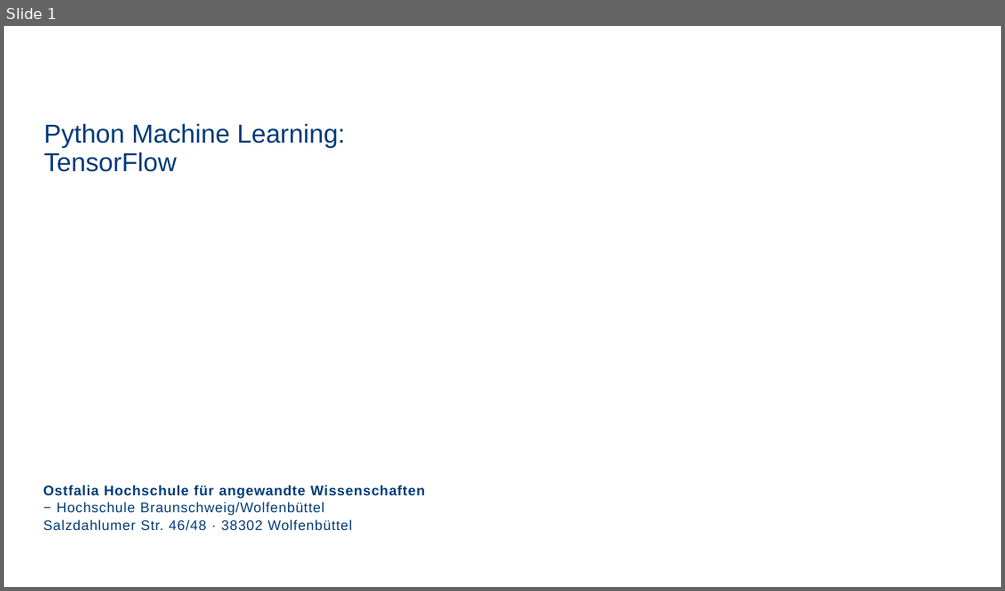
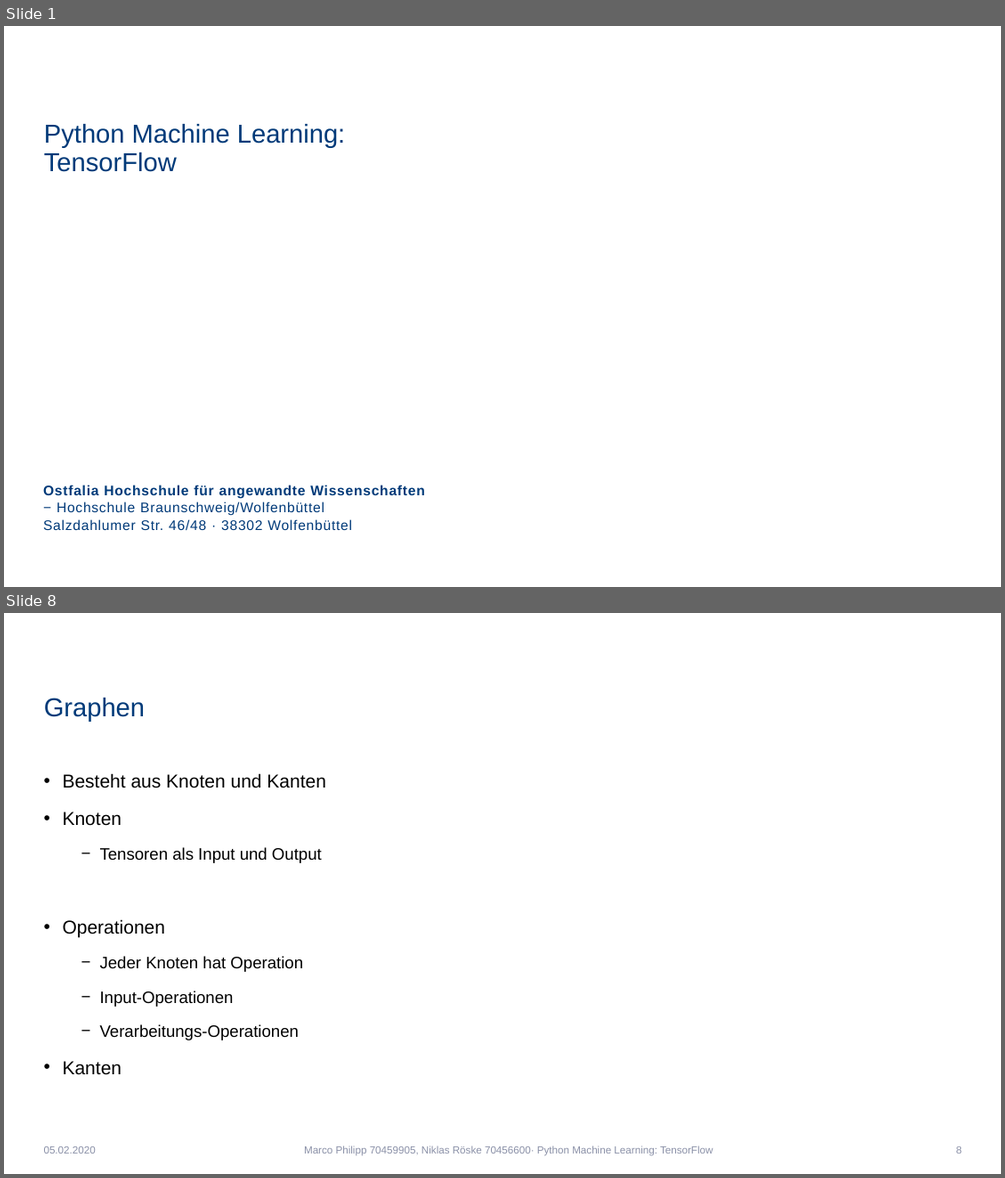
Before and after one commit to Niklas1997Git/Seminar, a slide deck: SeminarPräsentation.pptx. Shown one above the other, each under a label of ours: slide 1 before the commit, slides 1 and 8 after it; the slides between them are not shown. The pictures are 1005x591 and 1005x1178 pixels, drawn with LibreOffice and Linux fonts; fonts in the diff are those of the drawing; background and template pictures are left out. Boxes give left, top, right and bottom in pixels: in the first picture for what was removed or moved away, otherwise in the second. Text is boxed around its words. In the diff, an @@ line names an element or a change of style, - is before the commit and + after.

Commit message:
Seminarpräsentation Teil Marco

```diff
--- a/SeminarPräsentation.pptx
+++ b/SeminarPräsentation.pptx
@@ slide 8 added at box(4, 613, 1001, 1174), background #FFFFFF @@
@@ title added at box(44, 698, 145, 722), 25 pt, text #003A79 @@
+Graphen
@@ text added at box(63, 773, 326, 1075), 16 pt, text #000000 @@
+• Besteht aus Knoten und Kanten
+• Knoten
+  − Tensoren als Input und Output
+• Operationen
+  − Jeder Knoten hat Operation
+  − Input-Operationen
+  − Verarbeitungs-Operationen
+• Kanten
@@ text added at box(44, 1146, 96, 1153), 10 pt, text #8C91A8 @@
+05.02.2020
@@ text added at box(304, 1145, 712, 1155), 10 pt, text #8C91A8 @@
+Marco Philipp 70459905, Niklas Röske 70456600· Python Machine Learning: TensorFlow
@@ page number added at box(956, 1146, 962, 1153), 10 pt, text #8C91A8 @@
+8
```
Also in this commit, not shown: 15 slides changed, 4 other slides added.
